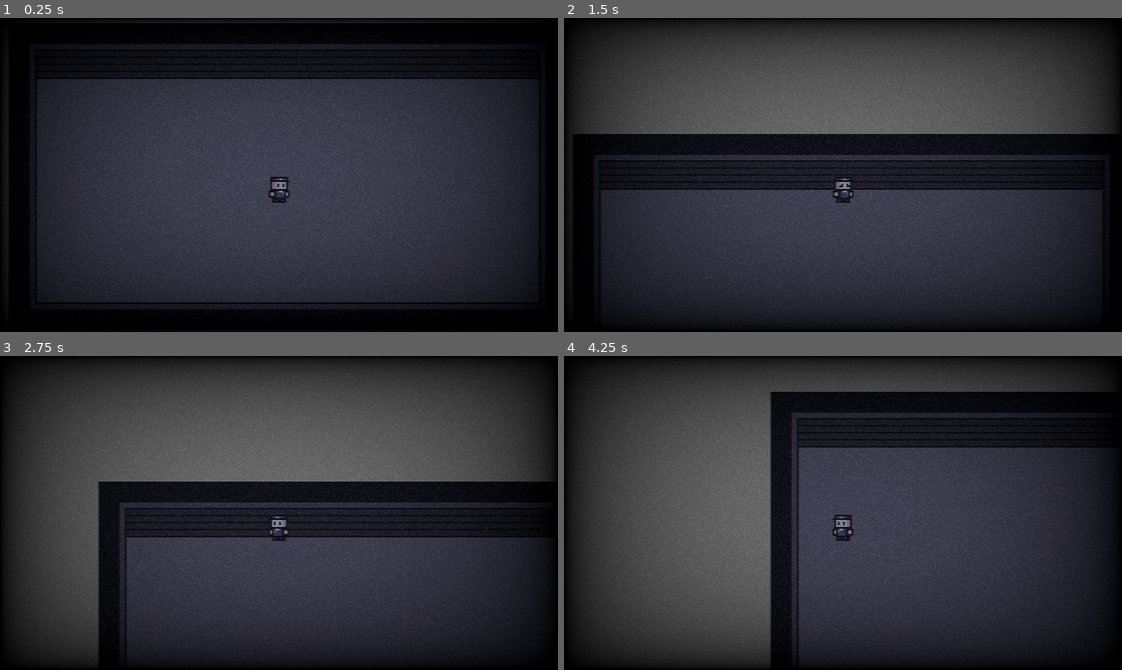
Above: before the commit, frames 1-4 (two rows, left to right).
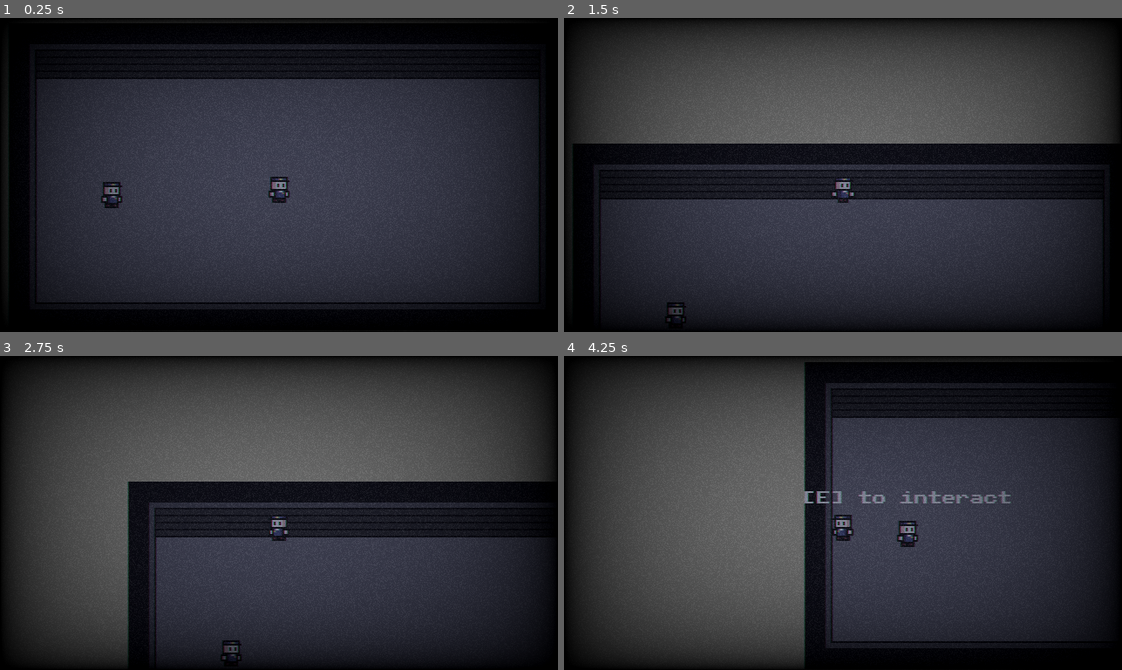
Above: after the commit, the same moments.

Repository: Iridynne/acerola-jam-0
Game: Godot game, scene res://levels/debug_level.tscn
Two runs of this game, one before a commit and one after it. Both use one fixed random seed, a clock stepped at 60 frames per second and the inputs below.
Inputs:
- Up to frame 1 (0.25 s): no input
- Up to frame 2 (1.5 s): tap Enter at 0.5 s; hold E (interact) 0.53-1.28 s; hold W (move_up) from 0.53 s (still down); tap E (interact) at 1.35 s
- Up to frame 3 (2.75 s): tap Space at 2 s; release W (move_up) at 2.03 s; hold A (move_left) from 2.03 s (still down); hold E (interact) from 2.03 s (still down)
- Up to frame 4 (4.25 s): release E (interact) at 2.78 s; tap E (interact) at 2.85 s; release A (move_left) at 3.53 s; hold S (move_down) from 3.53 s (still down); hold E (interact) from 3.53 s (still down)

The runs differ from the first frame. In frame 1, 0.2% of the frame differs, in the area x 18-22%, y 52-61%; in frame 2, 7.4%; in frame 3, 4.9%; in frame 4, 19%, in the area x 36-98%, y 1-99%.

Commit message:
Working interaction and dialogue manager

Diff:
--- /dev/null
+++ b/debugging/test_interactable.gd
@@ -0,0 +1,16 @@
+extends Node2D
+
+@onready var interaction_area := $InteractionArea
+
+const lines: Array[String] = [
+	"Hey!",
+	"This is a dialogue and interaction test!",
+	"Bye!"
+]
+
+func _ready():
+	interaction_area.interact = Callable(self, "_on_interact")
+
+func _on_interact():
+	DialogueManager.start_dialog(global_position, lines)
+	await DialogueManager.dialogue_finished
--- /dev/null
+++ b/debugging/test_interactable.tscn
@@ -0,0 +1,22 @@
+[gd_scene load_steps=5 format=3 uid="uid://bpw4mtg8urv5r"]
+
+[ext_resource type="Texture2D" uid="uid://d1i874ejrs6rb" path="res://player/sprites/player.png" id="1_0icyh"]
+[ext_resource type="Script" path="res://debugging/test_interactable.gd" id="1_r7c36"]
+[ext_resource type="PackedScene" uid="uid://box2apbcajaqv" path="res://interaction/interaction_area/interaction_area.tscn" id="3_pewk7"]
+
+[sub_resource type="CircleShape2D" id="CircleShape2D_nx5y2"]
+radius = 48.0
+
+[node name="TestInteractable" type="Node2D"]
+script = ExtResource("1_r7c36")
+
+[node name="Sprite2D" type="Sprite2D" parent="."]
+texture = ExtResource("1_0icyh")
+region_enabled = true
+region_rect = Rect2(0, 0, 32, 32)
+
+[node name="InteractionArea" parent="." instance=ExtResource("3_pewk7")]
+
+[node name="CollisionShape2D" type="CollisionShape2D" parent="InteractionArea"]
+position = Vector2(0, 8)
+shape = SubResource("CircleShape2D_nx5y2")
--- a/interaction/interaction_area/interaction_area.gd
+++ b/interaction/interaction_area/interaction_area.gd
@@ -7,9 +7,11 @@
 	pass
 
 
-func _on_body_entered(body):
+func _on_body_entered(_body):
+	print("Body entered!")
 	InteractionManager.register_area(self)
 
 
-func _on_body_exited(body):
+func _on_body_exited(_body):
+	print("Body exited!")
 	InteractionManager.unregister_area(self)
--- a/interaction/interaction_manager/interaction_manager.gd
+++ b/interaction/interaction_manager/interaction_manager.gd
@@ -15,17 +15,17 @@
 	var index = active_areas.find(area)
 	if index != -1:
 		active_areas.remove_at(index)
+
+func _process(delta):
+	if active_areas.size() > 0 && can_interact:
+		active_areas.sort_custom(_sort_by_distance_to_player)
 		label.text = base_text + active_areas[0].action_name
 		label.global_position = active_areas[0].global_position
-		label.global_position.y -= 36
+		label.global_position.y -= 24
 		label.global_position.x -= label.size.x / 2
 		label.show()
 	else:
 		label.hide()
-
-func _process(delta):
-	if active_areas.size() > 0 && can_interact:
-		active_areas.sort_custom(_sort_by_distance_to_player)
 
 func _sort_by_distance_to_player(area1: InteractionArea, area2: InteractionArea):
 	var area1_to_player = player.global_position.distance_to(area1)
--- a/interaction/interaction_manager/interaction_manager.tscn
+++ b/interaction/interaction_manager/interaction_manager.tscn
@@ -7,7 +7,6 @@
 script = ExtResource("1_7b36g")
 
 [node name="Label" type="Label" parent="."]
-visible = false
 z_index = 20
 anchors_preset = 5
 anchor_left = 0.5
@@ -16,6 +15,7 @@
 offset_right = 52.5
 offset_bottom = 23.0
 grow_horizontal = 2
+theme_override_colors/font_color = Color(1, 1, 0.921569, 1)
 theme_override_fonts/font = ExtResource("2_4tojm")
 theme_override_font_sizes/font_size = 8
 text = "[E] to interact"
--- a/levels/debug_level.tscn
+++ b/levels/debug_level.tscn
@@ -1,7 +1,8 @@
-[gd_scene load_steps=5 format=3 uid="uid://cpolwfeuboyl8"]
+[gd_scene load_steps=6 format=3 uid="uid://cpolwfeuboyl8"]
 
 [ext_resource type="PackedScene" uid="uid://cdmf24rrpgcwh" path="res://player/player.tscn" id="1_ra6ii"]
 [ext_resource type="Texture2D" uid="uid://djrsy2qt6t6i6" path="res://tilesets/warehouse.png" id="1_x77pv"]
+[ext_resource type="PackedScene" uid="uid://bpw4mtg8urv5r" path="res://debugging/test_interactable.tscn" id="3_qckkx"]
 
 [sub_resource type="TileSetAtlasSource" id="TileSetAtlasSource_xvj0o"]
 texture = ExtResource("1_x77pv")
@@ -70,3 +71,6 @@
 
 [node name="Player" parent="." instance=ExtResource("1_ra6ii")]
 position = Vector2(155, 87)
+
+[node name="TestInteractable" parent="." instance=ExtResource("3_qckkx")]
+position = Vector2(59, 90)
--- a/player/player.gd
+++ b/player/player.gd
@@ -19,9 +19,3 @@
 
 func on_player_damaged(value: int):
 	state_machine.on_child_transition(state_machine.current_state, "hurt")
-	print("Player took %s damage" % [value])
-
-# Testing purposes
-func _unhandled_input(event):
-	if event.is_action_pressed("interact"):
-		$HealthComponent.damage(1)
--- a/project.godot
+++ b/project.godot
@@ -18,6 +18,7 @@
 [autoload]
 
 InteractionManager="*res://interaction/interaction_manager/interaction_manager.tscn"
+DialogueManager="*res://singletons/dialogue_manager.gd"
 
 [display]
 
@@ -54,6 +55,13 @@
 "events": [Object(InputEventKey,"resource_local_to_scene":false,"resource_name":"","device":-1,"window_id":0,"alt_pressed":false,"shift_pressed":false,"ctrl_pressed":false,"meta_pressed":false,"pressed":false,"keycode":0,"physical_keycode":69,"key_label":0,"unicode":101,"echo":false,"script":null)
 ]
 }
+advance_dialog={
+"deadzone": 0.5,
+"events": [Object(InputEventKey,"resource_local_to_scene":false,"resource_name":"","device":-1,"window_id":0,"alt_pressed":false,"shift_pressed":false,"ctrl_pressed":false,"meta_pressed":false,"pressed":false,"keycode":0,"physical_keycode":69,"key_label":0,"unicode":101,"echo":false,"script":null)
+, Object(InputEventKey,"resource_local_to_scene":false,"resource_name":"","device":-1,"window_id":0,"alt_pressed":false,"shift_pressed":false,"ctrl_pressed":false,"meta_pressed":false,"pressed":false,"keycode":0,"physical_keycode":32,"key_label":0,"unicode":32,"echo":false,"script":null)
+, Object(InputEventMouseButton,"resource_local_to_scene":false,"resource_name":"","device":-1,"window_id":0,"alt_pressed":false,"shift_pressed":false,"ctrl_pressed":false,"meta_pressed":false,"button_mask":1,"position":Vector2(303, 18),"global_position":Vector2(307, 59),"factor":1.0,"button_index":1,"canceled":false,"pressed":true,"double_click":false,"script":null)
+]
+}
 
 [layer_names]
 
--- /dev/null
+++ b/singletons/dialogue_manager.gd
@@ -0,0 +1,48 @@
+extends Node
+
+@onready var text_box_scene = preload('res://ui/text_box/text_box.tscn')
+
+var dialogue_lines: Array[String] = []
+var current_line_index := 0
+
+var text_box
+var text_box_position: Vector2
+
+var is_dialog_active = false
+var can_advance_line = false
+
+signal dialogue_finished()
+
+func start_dialog(position: Vector2, lines: Array[String]):
+	if is_dialog_active:
+		return
+
+	dialogue_lines = lines
+	text_box_position = position
+	_show_text_box()
+
+	is_dialog_active = true
+
+func _show_text_box():
+	text_box = text_box_scene.instantiate()
+	text_box.finished_displaying.connect(_on_text_box_finished_displaying)
+	get_tree().root.add_child(text_box)
+	text_box.global_position = text_box_position
+	text_box.display_text(dialogue_lines[current_line_index])
+	can_advance_line = false
+
+func _on_text_box_finished_displaying():
+	can_advance_line = true
+
+func _unhandled_input(event):
+	if event.is_action_pressed("advance_dialog") and is_dialog_active and can_advance_line:
+		text_box.queue_free()
+
+		current_line_index += 1
+		if current_line_index >= dialogue_lines.size():
+			is_dialog_active = false
+			current_line_index = 0
+			dialogue_finished.emit()
+			return
+
+		_show_text_box()
--- /dev/null
+++ b/ui/text_box/text_box.gd
@@ -0,0 +1,54 @@
+extends MarginContainer
+
+@onready var label := $MarginContainer/Label
+@onready var timer := $LetterDisplayTimer
+
+@export var max_width := 128
+
+@export var letter_time := 0.03
+@export var space_time := 0.06
+@export var punctuation_time := 0.2
+
+var text = ""
+var letter_index = 0
+
+signal finished_displaying()
+
+func display_text(text_to_display: String):
+	text = text_to_display
+	label.text = text_to_display
+
+	await resized
+	custom_minimum_size.x = min(size.x, max_width)
+
+	if size.x > max_width:
+		label.autowrap_mode = TextServer.AUTOWRAP_WORD
+		await resized # wait for x resize
+		await resized # wait for y resize
+		custom_minimum_size.y = size.y
+
+	global_position.x -= size.x / 2
+	global_position.y -= size.y + 12
+
+	label.text = ""
+	_display_letter()
+
+func _display_letter():
+	label.text += text[letter_index]
+
+	letter_index += 1
+	if letter_index >= text.length():
+		finished_displaying.emit()
+		return
+
+	match text[letter_index]:
+		"!", ".", ",", "?":
+			timer.start(punctuation_time)
+		" ":
+			timer.start(space_time)
+		_:
+			timer.start(letter_time)
+
+
+func _on_letter_display_timer_timeout():
+	_display_letter()
--- /dev/null
+++ b/ui/text_box/text_box.tscn
@@ -0,0 +1,34 @@
+[gd_scene load_steps=4 format=3 uid="uid://ckbueo0rcgewe"]
+
+[ext_resource type="Script" path="res://ui/text_box/text_box.gd" id="1_0snfp"]
+[ext_resource type="Texture2D" uid="uid://dlf5rlikqm8iq" path="res://ui/text_box/dialogue_box.png" id="1_f0ly5"]
+[ext_resource type="FontFile" uid="uid://biqvjoct3mvo7" path="res://ui/fonts/PublicPixel.otf" id="2_bwud0"]
+
+[node name="TextBox" type="MarginContainer"]
+script = ExtResource("1_0snfp")
+
+[node name="NinePatchRect" type="NinePatchRect" parent="."]
+layout_mode = 2
+texture = ExtResource("1_f0ly5")
+patch_margin_left = 8
+patch_margin_top = 8
+patch_margin_right = 8
+patch_margin_bottom = 8
+
+[node name="MarginContainer" type="MarginContainer" parent="."]
+layout_mode = 2
+theme_override_constants/margin_left = 4
+theme_override_constants/margin_top = 4
+theme_override_constants/margin_right = 4
+theme_override_constants/margin_bottom = 4
+
+[node name="Label" type="Label" parent="MarginContainer"]
+layout_mode = 2
+theme_override_colors/font_color = Color(0.152941, 0.152941, 0.211765, 1)
+theme_override_fonts/font = ExtResource("2_bwud0")
+theme_override_font_sizes/font_size = 8
+
+[node name="LetterDisplayTimer" type="Timer" parent="."]
+one_shot = true
+
+[connection signal="timeout" from="LetterDisplayTimer" to="." method="_on_letter_display_timer_timeout"]
Binary file added: ui/text_box/dialogue_box.png
Not shown, added: ui/text_box/dialogue_box.png.import
